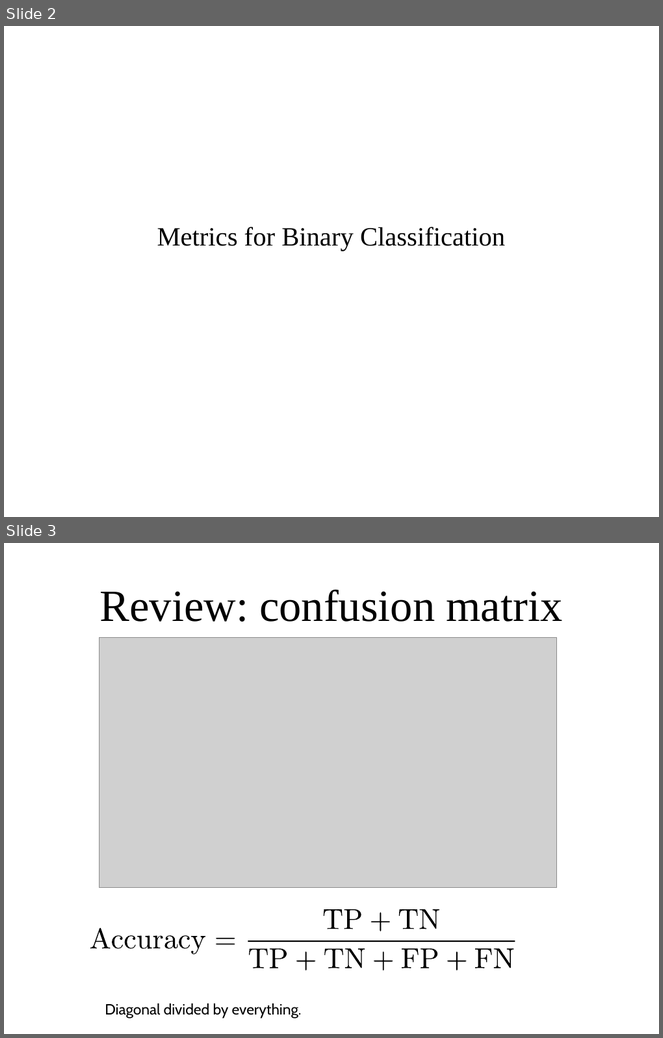
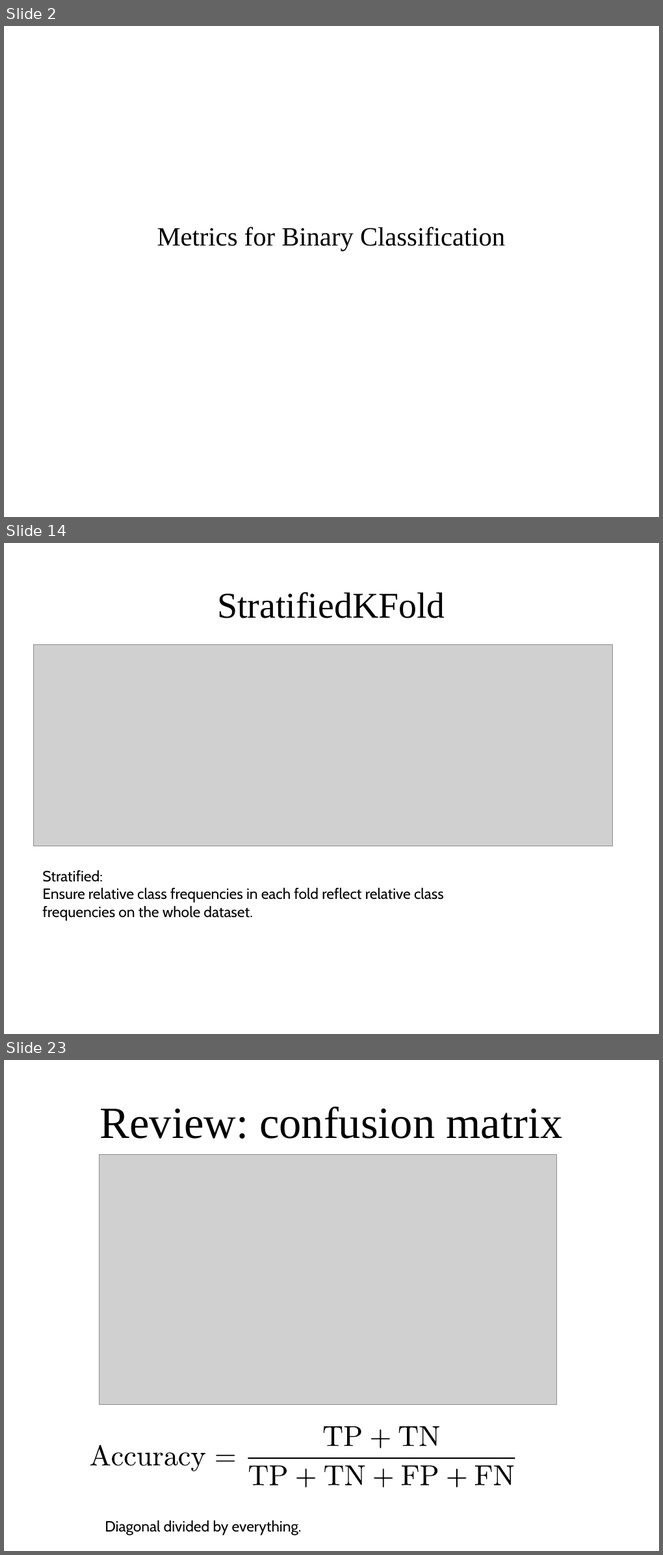
Before and after one commit to DS-BootCamp-DSI-Columbia/AY2017-2018-Winter-Collaboratory, a slide deck: Bootcamp-materials/slides/day3-model-evaluation.odp. Shown one above the other, each under a label of ours: slides 2 and 3 before the commit, slides 2, 14 and 23 after it; the slides between them are not shown. The pictures are 663x1038 and 663x1555 pixels, drawn with LibreOffice and Linux fonts; fonts in the diff are those of the drawing; grey boxes stand for pictures. Boxes give left, top, right and bottom in pixels: in the first picture for what was removed or moved away, otherwise in the second. Text is boxed around its words. In the diff, an @@ line names an element or a change of style, - is before the commit and + after.

```diff
--- a/Bootcamp-materials/slides/day3-model-evaluation.odp
+++ b/Bootcamp-materials/slides/day3-model-evaluation.odp
@@ slide 14 added at (x1=4, y1=543, x2=659, y2=1034), background #FFFFFF @@
@@ title added at (x1=217, y1=592, x2=445, y2=618), 44 pt, text #000000 @@
+StratifiedKFold
@@ picture added at (x1=34, y1=644, x2=613, y2=846) @@
@@ text added at (x1=42, y1=871, x2=444, y2=921), 18 pt, text #000000 @@
+Stratified:
+Ensure relative class frequencies in each fold reflect relative class frequencies on the whole dataset.
@@ what was slide 3 is now slide 23 @@
```
Also in this commit, not shown: 1 slide changed, 19 other slides added, 11 other files.
